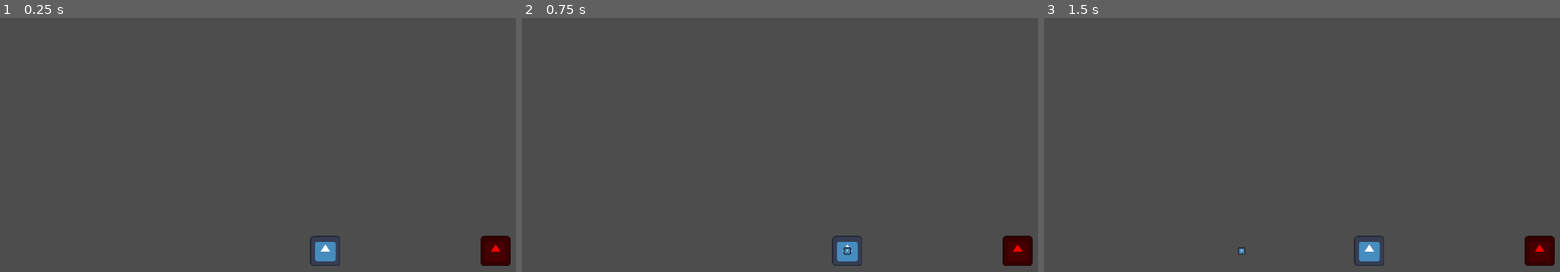
Above: before the commit, frames 1-3 (left to right).
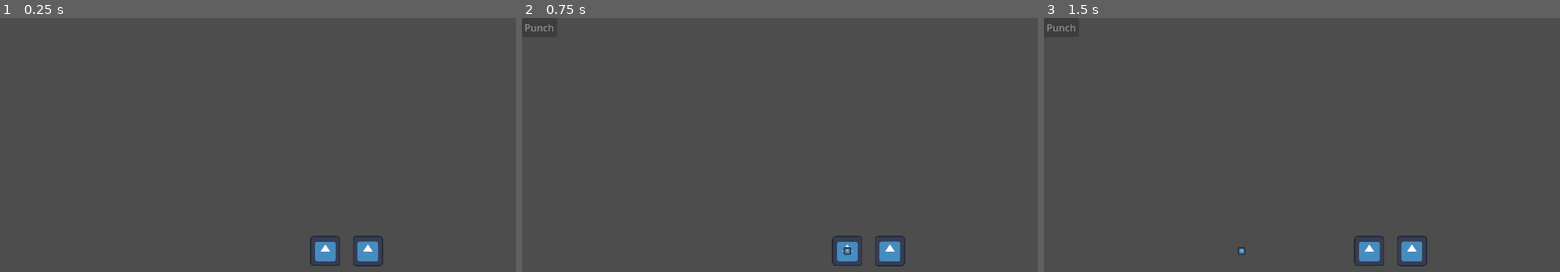
Above: after the commit, the same moments.

Repository: PJacob0524/RPG-Thingy
Game: Godot game, scene res://test_level.tscn
Two runs of this game, one before a commit and one after it. Both use one fixed random seed, a clock stepped at 60 frames per second and the inputs below. The engine's default icon, where the game draws it, is replaced by a stand-in: a white triangle on a blue panel in a dark square.
Inputs (mouse positions are in pixels of both pictures, inside the frame that each line leads up to):
- Up to frame 1 (0.25 s): no input
- Up to frame 2 (0.75 s): tap Enter at 0.5 s; move the mouse to (847, 251) at 0.52 s; click (847, 251) at 0.67 s
- Up to frame 3 (1.5 s): tap Space at 1.25 s; move the mouse to (1255, 236) at 1.27 s; click (1255, 236) at 1.42 s

The runs differ from the first frame. In frame 1, 1.1% of the frame differs, in the area x 68-99%, y 85-98%; in frame 2, 1.2%, in the area x 0-99%, y 2-98%; in frame 3, 1.2%.

Commit message:
stuff :3

Diff:
--- /dev/null
+++ b/action.gd
@@ -0,0 +1,11 @@
+extends Resource
+class_name Action
+
+@export var name: String
+@export var description: String
+@export var allowed_targets: Dictionary = {"self": false, "allies":false, "enemies":false, "empty":false}
+@export var move_to: bool
+@export var range: int
+@export var aoe: bool
+@export var effect: Array[Effect]
+@export var do_next: Action
--- /dev/null
+++ b/action_button.gd
@@ -0,0 +1,10 @@
+extends Button
+class_name Action_Button
+
+@export var value = null
+
+func not_cool_godot():
+	print("test")
+	action_pressed.emit(value)
+
+signal action_pressed(value)
--- /dev/null
+++ b/action_menu.gd
@@ -0,0 +1,25 @@
+extends CanvasLayer
+class_name Action_Menu
+
+# Called when the node enters the scene tree for the first time.
+func _ready() -> void:
+	pass # Replace with function body.
+
+
+# Called every frame. 'delta' is the elapsed time since the previous frame.
+func _process(delta: float) -> void:
+	pass
+
+func add_button(name: String, value):
+	self.visible = true
+	var button: Action_Button = %ActionButton.duplicate()
+	button.value = value
+	button.visible = true
+	button.text = name
+	%ActionOptions.add_child(button)
+	button.pressed.connect(button.not_cool_godot)
+
+func remove_action_menu():
+	for button in %ActionOptions.get_children():
+		button.queue_free()
+	self.visible = false
--- a/battle_line.gd
+++ b/battle_line.gd
@@ -1,12 +1,24 @@
 extends Node2D
+class_name Battle_Line
 
 @export var slot_count: int
 @export var marker: Marker2D
 @onready var slots: Array
 @onready var selected
 @onready var slot_size
+@onready var turn_order: Array
+var active: Character = null
+var highlight_slots: Array
+@export var highlight: Highlight
+var selected_action = null
+var target_options: Array
+
+
 
 # Called when the node enters the scene tree for the first time.
+func turn_order_sort(a: Character, b: Character):
+	return a.speed > b.speed
+
 func _ready():
 	slots.resize(slot_count)
 	slots.fill(null)
@@ -18,6 +30,12 @@
 			var index = get_slot(child.position)
 			child.slot = index
 			slots[index] = child
+			turn_order.push_back(child)
+			child.request_move.connect(move_slots)
+
+	turn_order.sort_custom(turn_order_sort)
+
+	next_turn()
 
 # Called every frame. 'delta' is the elapsed time since the previous frame.
 func _process(delta):
@@ -36,15 +54,100 @@
 func get_slot(position: Vector2):
 	return (position.x + %Shape.shape.size.x / 2) / slot_size as int
 
+func get_slot_pos(index: int):
+	return index * slot_size - %Shape.shape.size.x / 2 + slot_size / 2
+
+func next_turn():
+	active = turn_order.pop_front()
+
+	if active.player:
+		pass
+	else:
+		pass
+
+	turn_order.push_back(active)
+
+func get_targets(character: Character, action: Action):
+	var result: Array
+	for i in range(-action.range, action.range + 1):
+		var index = character.slot + i
+		if(index >= 0 && index < slot_count):
+			if(slots[index] is Character):
+				if(slots[index] == character && action.allowed_targets["self"]):
+					result.push_back(index)
+				elif(slots[index].player == character.player && action.allowed_targets["allies"]):
+					result.push_back(index)
+				elif(slots[index].player != character.player && action.allowed_targets["enemies"]):
+					result.push_back(index)
+			elif(action.allowed_targets["empty"]):
+				result.push_back(index)
+	return result
+
+func highlight_slot(index: int):
+	var slot_highlighter = highlight.duplicate()
+	slot_highlighter.position.x = get_slot_pos(index)
+	if(slots[index] is Character):
+		if(slots[index].player):
+			slot_highlighter.type = "ally"
+		else:
+			slot_highlighter.type = "enemy"
+	else:
+		slot_highlighter.type = "empty"
+	slot_highlighter.highlight()
+	add_child(slot_highlighter)
+	highlight_slots.push_back(slot_highlighter)
+
+func highlight_target_options():
+	for target in target_options:
+		highlight_slot(target)
+
+func clear_highlights():
+	for highlighter in highlight_slots:
+		highlighter.remove()
+	highlight_slots.clear()
+
 func _on_battle_area_input_event(viewport, event: InputEvent, shape_idx):
 	if(event is InputEventMouseButton and event.pressed):
 		var click = event.position - self.position + %Shape.shape.size / 2
-		var index = click.x / slot_size as int
+		selected = click.x / slot_size as int
+		if range(0, slot_count).has(selected):
+			if selected_action:
+				if target_options.has(selected):
+					active.do(selected_action, selected)
+					selected_action = null
+					target_options.clear()
+					clear_highlights()
+					selected = null
+				else:
+					selected_action = null
+					target_options.clear()
+					clear_highlights()
+					selected = null
+			elif slots[selected] == active && active.player:
+				for action in active.actions:
+					request_button.emit(action.name, action)
+			else:
+				selected_action = null
+				target_options.clear()
+				clear_highlights()
+		else:
+			selected_action = null
+			target_options.clear()
+			clear_highlights()
+			selected = null
 
-		if selected != null && abs(selected - index) <= slots[selected].range:
-			var temp = slots[selected]
-			slots[selected] = slots[index]
-			slots[index] = temp
-			selected = null
-		else:
-			selected = index
+func move_slots(from: int, to: int):
+	var temp = slots[from]
+	slots[from] = slots[to]
+	slots[to] = temp
+
+func action_selected(action):
+	selected_action = action
+	target_options = get_targets(active, selected_action)
+	highlight_target_options()
+	remove_action_menu.emit()
+
+
+
+signal request_button(name: String, value)
+signal remove_action_menu()
--- a/battle_line.tscn
+++ b/battle_line.tscn
@@ -1,16 +1,20 @@
-[gd_scene load_steps=5 format=3 uid="uid://bu0tfp3rem5mw"]
+[gd_scene load_steps=8 format=3 uid="uid://bu0tfp3rem5mw"]
 
 [ext_resource type="Script" path="res://battle_line.gd" id="1_mgggp"]
 [ext_resource type="Texture2D" uid="uid://c7bibbfbt5jdb" path="res://icon.svg" id="2_laa03"]
-[ext_resource type="Script" path="res://character.gd" id="3_xdv2y"]
+[ext_resource type="PackedScene" uid="uid://s27cfjnbahnw" path="res://character.tscn" id="3_sph7f"]
+[ext_resource type="Script" path="res://target_hightlight.gd" id="4_2wi7d"]
+[ext_resource type="Script" path="res://action.gd" id="4_wcflo"]
+[ext_resource type="Resource" uid="uid://byl36gu8f26a4" path="res://punch.tres" id="5_7aiav"]
 
 [sub_resource type="RectangleShape2D" id="RectangleShape2D_3yi4i"]
 size = Vector2(624, 67)
 
-[node name="Battle Line" type="Node2D" node_paths=PackedStringArray("marker")]
+[node name="Battle Line" type="Node2D" node_paths=PackedStringArray("marker", "highlight")]
 script = ExtResource("1_mgggp")
 slot_count = 9
 marker = NodePath("Marker2D")
+highlight = NodePath("Target Hightlight")
 
 [node name="Battle Area" type="Area2D" parent="."]
 
@@ -25,21 +29,33 @@
 scale = Vector2(0.0881348, 0.0881348)
 texture = ExtResource("2_laa03")
 
-[node name="Character" type="Node2D" parent="."]
-script = ExtResource("3_xdv2y")
+[node name="Player" parent="." instance=ExtResource("3_sph7f")]
+actions = Array[ExtResource("4_wcflo")]([ExtResource("5_7aiav")])
+player = true
+speed = 100
 
-[node name="Sprite2D" type="Sprite2D" parent="Character"]
-position = Vector2(-4.76837e-07, 9.53674e-07)
-scale = Vector2(0.382813, 0.382813)
+[node name="Enemy" parent="." instance=ExtResource("3_sph7f")]
+position = Vector2(68, 0)
+scale = Vector2(1.00937, 1.00937)
+
+[node name="Target Hightlight" type="Node2D" parent="." node_paths=PackedStringArray("Area_Highlight", "Ally_Highlight", "Enemy_Highlight")]
+script = ExtResource("4_2wi7d")
+Area_Highlight = NodePath("Area Highlight")
+Ally_Highlight = NodePath("Area Highlight")
+Enemy_Highlight = NodePath("Enemy Highlight")
+
+[node name="Area Highlight" type="Sprite2D" parent="Target Hightlight"]
+visible = false
+modulate = Color(0, 0.623529, 0.980392, 0.462745)
+z_index = -1
+scale = Vector2(0.609375, 0.609375)
 texture = ExtResource("2_laa03")
 
-[node name="Character2" type="Node2D" parent="."]
-position = Vector2(270, 0)
-script = ExtResource("3_xdv2y")
-
-[node name="Sprite2D" type="Sprite2D" parent="Character2"]
-modulate = Color(1, 0, 0, 1)
-scale = Vector2(0.382813, 0.382813)
+[node name="Enemy Highlight" type="Sprite2D" parent="Target Hightlight"]
+visible = false
+modulate = Color(1, 0.444831, 0.365119, 0.462745)
+z_index = -1
+scale = Vector2(0.609375, 0.609375)
 texture = ExtResource("2_laa03")
 
 [connection signal="input_event" from="Battle Area" to="." method="_on_battle_area_input_event"]
--- /dev/null
+++ b/battle_scene.gd
@@ -0,0 +1,14 @@
+extends Node
+
+@export var battle_line: Battle_Line
+@export var action_menu:  Action_Menu
+
+# Called when the node enters the scene tree for the first time.
+func _ready() -> void:
+	battle_line.request_button.connect(action_menu.add_button)
+	battle_line.remove_action_menu.connect(action_menu.remove_action_menu)
+
+
+# Called every frame. 'delta' is the elapsed time since the previous frame.
+func _process(delta: float) -> void:
+	pass
--- a/character.gd
+++ b/character.gd
@@ -1,14 +1,20 @@
 extends Node2D
 class_name Character
 
-@export var range = 1
+@export var actions: Array[Action]
+@export var player: bool
+@export var health: int
+@export var speed: int
 var slot = null
 
-# Called when the node enters the scene tree for the first time.
 func _ready():
 	pass # Replace with function body.
 
-
-# Called every frame. 'delta' is the elapsed time since the previous frame.
 func _process(delta):
 	pass
+
+func do(action: Action, target: int):
+	if action.move_to:
+		request_move.emit(slot, target)
+
+signal request_move(from: int, to: int)
--- /dev/null
+++ b/character.tscn
@@ -0,0 +1,12 @@
+[gd_scene load_steps=3 format=3 uid="uid://s27cfjnbahnw"]
+
+[ext_resource type="Script" path="res://character.gd" id="1_b6jio"]
+[ext_resource type="Texture2D" uid="uid://c7bibbfbt5jdb" path="res://icon.svg" id="2_ypnw8"]
+
+[node name="Character" type="Node2D"]
+script = ExtResource("1_b6jio")
+
+[node name="Sprite2D" type="Sprite2D" parent="."]
+position = Vector2(-4.76837e-07, 9.53674e-07)
+scale = Vector2(0.382813, 0.382813)
+texture = ExtResource("2_ypnw8")
--- /dev/null
+++ b/effect.gd
@@ -0,0 +1,5 @@
+extends Resource
+class_name Effect
+
+@export var damage: int
+@export var heal: int
--- /dev/null
+++ b/punch.tres
@@ -0,0 +1,19 @@
+[gd_resource type="Resource" script_class="Action" load_steps=3 format=3 uid="uid://byl36gu8f26a4"]
+
+[ext_resource type="Script" path="res://effect.gd" id="1_krshf"]
+[ext_resource type="Script" path="res://action.gd" id="1_w4qvs"]
+
+[resource]
+script = ExtResource("1_w4qvs")
+name = "Punch"
+description = "Hit a guy for like a damage"
+allowed_targets = {
+"allies": false,
+"empty": true,
+"enemies": false,
+"self": false
+}
+move_to = true
+range = 2
+aoe = false
+effect = Array[ExtResource("1_krshf")]([])
--- /dev/null
+++ b/target_hightlight.gd
@@ -0,0 +1,29 @@
+extends Node2D
+class_name Highlight
+
+@export var Area_Highlight: Sprite2D
+@export var Ally_Highlight: Sprite2D
+@export var Enemy_Highlight: Sprite2D
+
+var type = null
+
+# Called when the node enters the scene tree for the first time.
+func _ready() -> void:
+	pass # Replace with function body.
+
+
+# Called every frame. 'delta' is the elapsed time since the previous frame.
+func _process(delta: float) -> void:
+	pass
+
+func highlight():
+	match type:
+		"empty":
+			Area_Highlight.visible = true
+		"enemy":
+			Enemy_Highlight.visible = true
+		"ally":
+			Area_Highlight.visible = true
+
+func remove():
+	queue_free()
--- a/test_level.tscn
+++ b/test_level.tscn
@@ -1,8 +1,34 @@
-[gd_scene load_steps=2 format=3 uid="uid://wng8dvyl0om0"]
+[gd_scene load_steps=5 format=3 uid="uid://wng8dvyl0om0"]
 
+[ext_resource type="Script" path="res://battle_scene.gd" id="1_inoi2"]
 [ext_resource type="PackedScene" uid="uid://bu0tfp3rem5mw" path="res://battle_line.tscn" id="1_pxvll"]
+[ext_resource type="Script" path="res://action_menu.gd" id="2_v5ov0"]
+[ext_resource type="Script" path="res://action_button.gd" id="3_xqoce"]
 
-[node name="Test Level" type="Node"]
+[node name="Battle Scene" type="Node" node_paths=PackedStringArray("battle_line", "action_menu")]
+script = ExtResource("1_inoi2")
+battle_line = NodePath("Battle Line")
+action_menu = NodePath("Action Menu")
 
 [node name="Battle Line" parent="." instance=ExtResource("1_pxvll")]
 position = Vector2(530, 380)
+
+[node name="Action Menu" type="CanvasLayer" parent="."]
+visible = false
+script = ExtResource("2_v5ov0")
+
+[node name="ActionOptions" type="VBoxContainer" parent="Action Menu"]
+unique_name_in_owner = true
+offset_right = 40.0
+offset_bottom = 40.0
+
+[node name="ActionButton" type="Button" parent="Action Menu"]
+unique_name_in_owner = true
+visible = false
+offset_right = 8.0
+offset_bottom = 8.0
+disabled = true
+script = ExtResource("3_xqoce")
+
+[connection signal="action_pressed" from="Action Menu/ActionButton" to="Battle Line" method="action_selected"]
+[connection signal="pressed" from="Action Menu/ActionButton" to="Action Menu/ActionButton" method="_on_pressed"]
